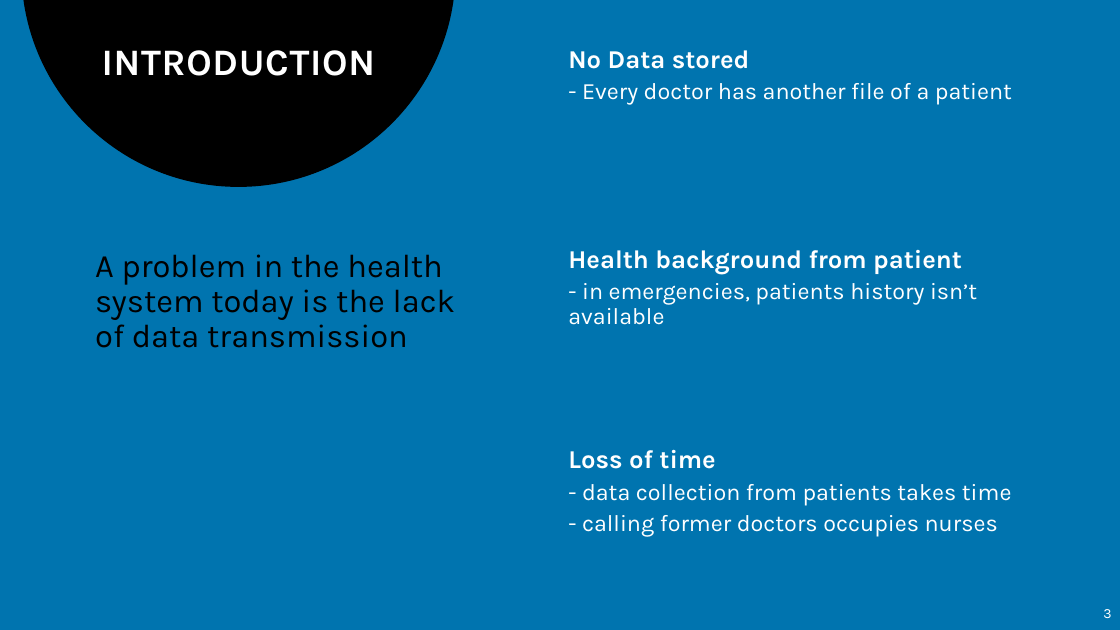
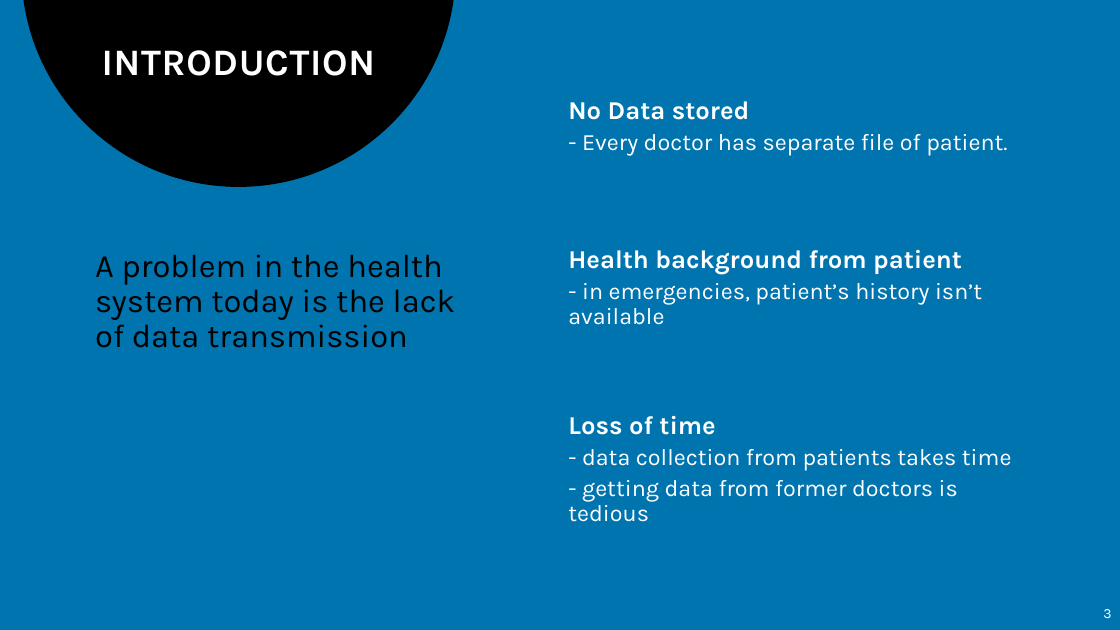
Before and after one commit to amaury-mercier/hackathon_blockchain, a slide deck: slide 3 of Hackathon Blockchain.odp. Drawn at 1120x630 pixels with LibreOffice and Linux fonts; fonts in the diff are those of the drawing. Boxes give left, top, right and bottom in pixels: in the first picture for what was removed or moved away, otherwise in the second. Text is boxed around its words. In the diff, an @@ line names an element or a change of style, - is before the commit and + after.

```diff
--- a/Hackathon Blockchain.odp
+++ b/Hackathon Blockchain.odp
@@ text "No Data stored": place and size @@
-text "No Data stored" at [568,50,1012,104]
+text "No Data stored" at [568,101,1007,155]
@@ text at [582,134,1007,155]: text changed @@
-- Every doctor has another file of a patient
+- Every doctor has separate file of patient.
@@ text at [568,283,982,325]: text changed @@
-- in emergencies, patients history isn’t available
+- in emergencies, patient’s history isn’t available
@@ text "Loss of time": place and size @@
-text "Loss of time" at [568,449,1012,536]
+text "Loss of time" at [568,415,1012,502]
@@ text at [582,480,958,502]: text changed @@
-- calling former doctors occupies nurses
+- getting data from former doctors is tedious
```
Also in this commit, not shown: 6 other slides changed, 1 slide added, 3 slides removed.
